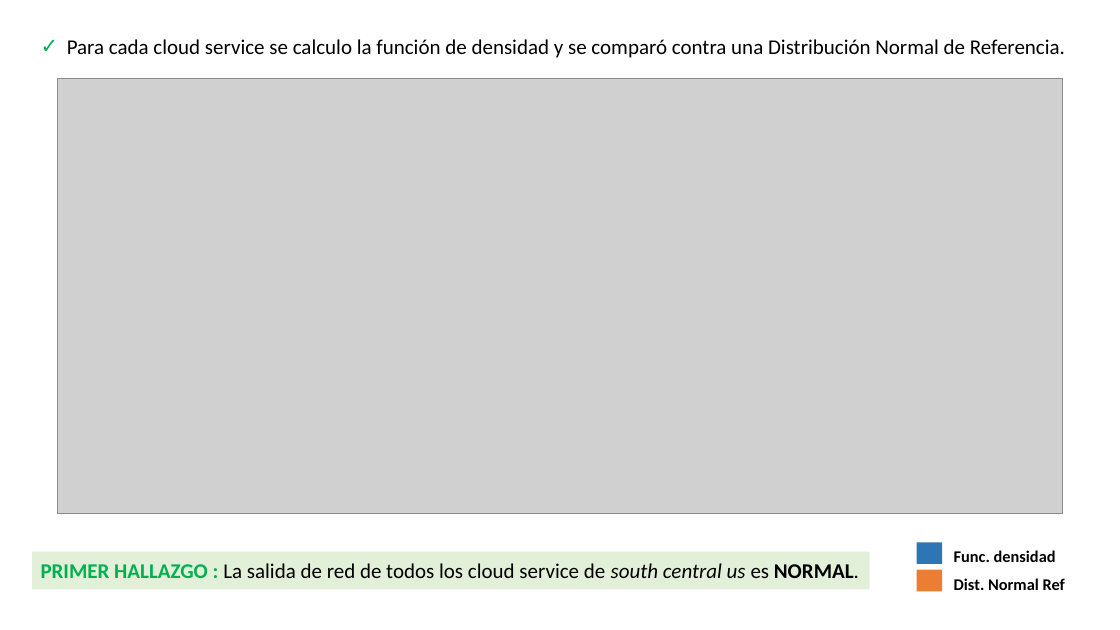
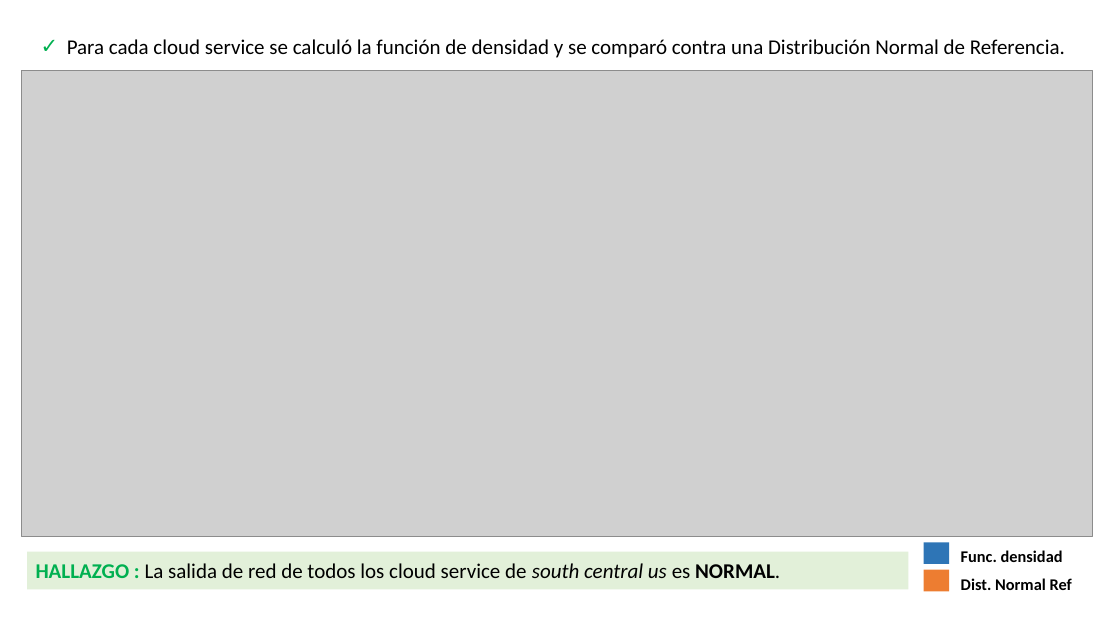
Before and after one commit to JuanLombana/MachineLearning, a slide deck: slide 6 of CloudLocation/CloudLocation-Presentacion.pptx. Drawn at 1120x630 pixels with LibreOffice and Linux fonts; fonts in the diff are those of the drawing; grey boxes stand for pictures. Boxes give left, top, right and bottom in pixels: in the first picture for what was removed or moved away, otherwise in the second. Text is boxed around its words. In the diff, an @@ line names an element or a change of style, - is before the commit and + after.

```diff
--- a/CloudLocation/CloudLocation-Presentacion.pptx
+++ b/CloudLocation/CloudLocation-Presentacion.pptx
@@ text at <box>67,39,1065,58</box>: text changed @@
-✓ Para cada cloud service se calculo la función de densidad y se comparó contra una Distribución Normal de Referencia.
+✓ Para cada cloud service se calculó la función de densidad y se comparó contra una Distribución Normal de Referencia.
@@ picture: place and size @@
-picture at <box>57,78,1063,513</box>
+picture at <box>22,71,1093,537</box>
@@ rectangle: place and size @@
-rectangle at <box>32,552,870,590</box>
+rectangle at <box>27,552,908,590</box>
@@ text at <box>36,563,780,578</box>: text changed @@
-PRIMER HALLAZGO : La salida de red de todos los cloud service de south central us es NORMAL.
+HALLAZGO : La salida de red de todos los cloud service de south central us es NORMAL.
@@ 2 texts, 2 rectangles: place and size @@
-2 texts, 2 rectangles at <box>917,543,1065,592</box>
+2 texts, 2 rectangles at <box>924,543,1072,592</box>
```
Also in this commit, not shown: 2 other slides changed, 4 slides added, 3 slides removed, 4 other files.
